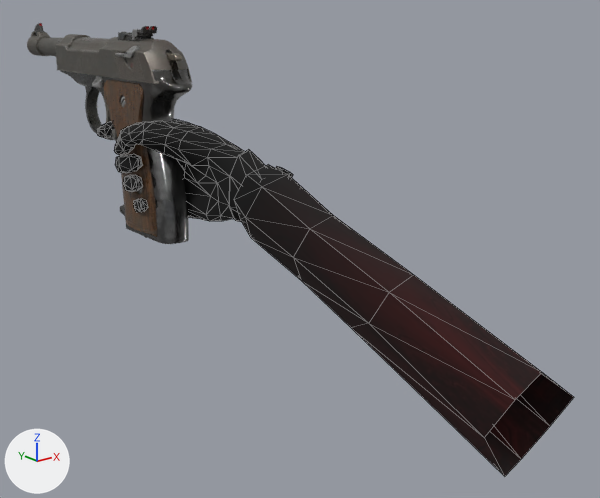
The glTF model godot/assets/armory/iskra.glb: old version first, new version second.
One viewpoint serves both versions: a 50 mm lens placed at (-0.189, -0.328, -0.023), pointed at (0.218, 0.18, -0.227). The lights are fixed; the arrows at lower left show +X, +Y and +Z. The first picture is the older version. Mesh edges are drawn as thin lines on the coarser meshes.

Script lines for the objects in view, before the commit:
```python
me_body0 = bpy.data.meshes.new('Body0')
me_body0.from_pydata(...)  # 2615 vertices, 5070 faces; spans x 0.116..0.158, y 0.219..0.505, z -0.219..-0.056
me_body0.materials.append(mat_pistol_p9_finish)
me_bolt1 = bpy.data.meshes.new('Bolt1')
me_bolt1.from_pydata(...)  # 1294 vertices, 2484 faces; spans x 0.119..0.157, y 0.228..0.418, z -0.096..-0.051
me_bolt1.materials.append(mat_pistol_p9_finish)
me_sleeve0 = bpy.data.meshes.new('Sleeve0')
me_sleeve0.from_pydata(...)  # 394 vertices, 748 faces; spans x 0.103..0.262, y -0.058..0.334, z -0.328..-0.121
me_sleeve0.materials.append(mat_legacy_hand)
ob_body0 = bpy.data.objects.new('Body0', me_body0)
ob_body0.location = (0.0, 0.0, 0.0)
ob_bolt1 = bpy.data.objects.new('Bolt1', me_bolt1)
ob_bolt1.location = (0.0, 0.0, 0.0)
ob_sleeve0 = bpy.data.objects.new('Sleeve0', me_sleeve0)
ob_sleeve0.location = (0.0, 0.0, 0.0)
```
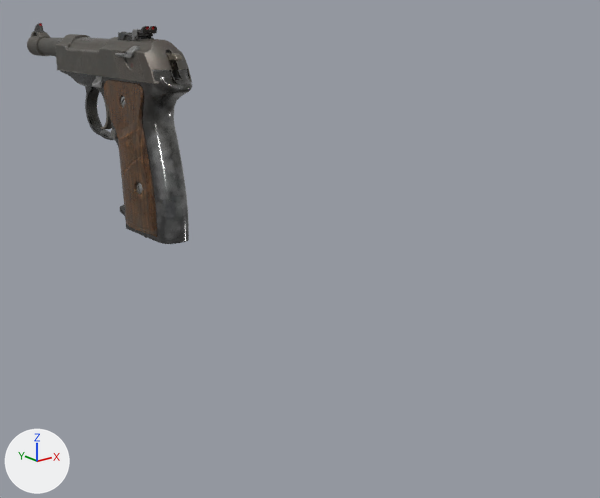
Boxes [x1, y1, x2, y2] around the edits, measured in the pictures (600 x 498 px):
'Sleeve0', no longer drawn: before [97, 119, 574, 476]

The edits, one by one:
Object 'Sleeve0' (ob_sleeve0) now shows nothing instead of me_sleeve0.
